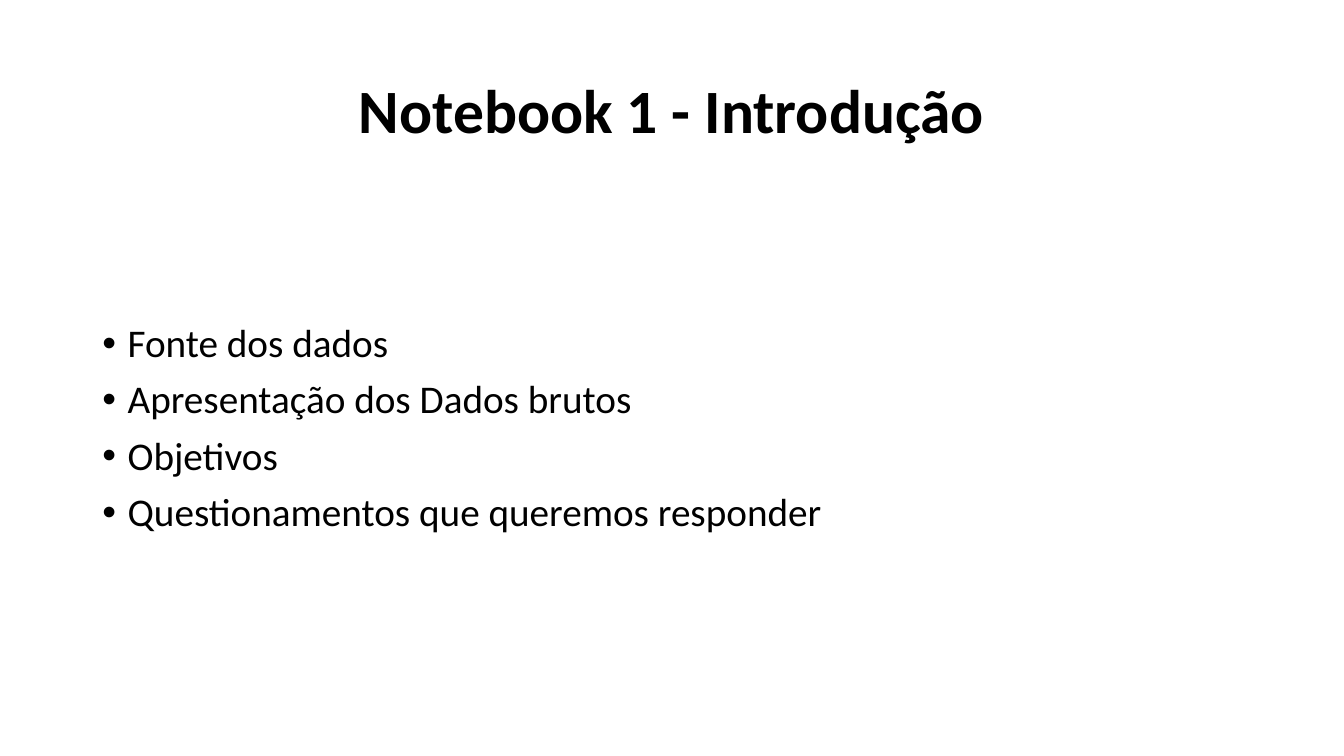
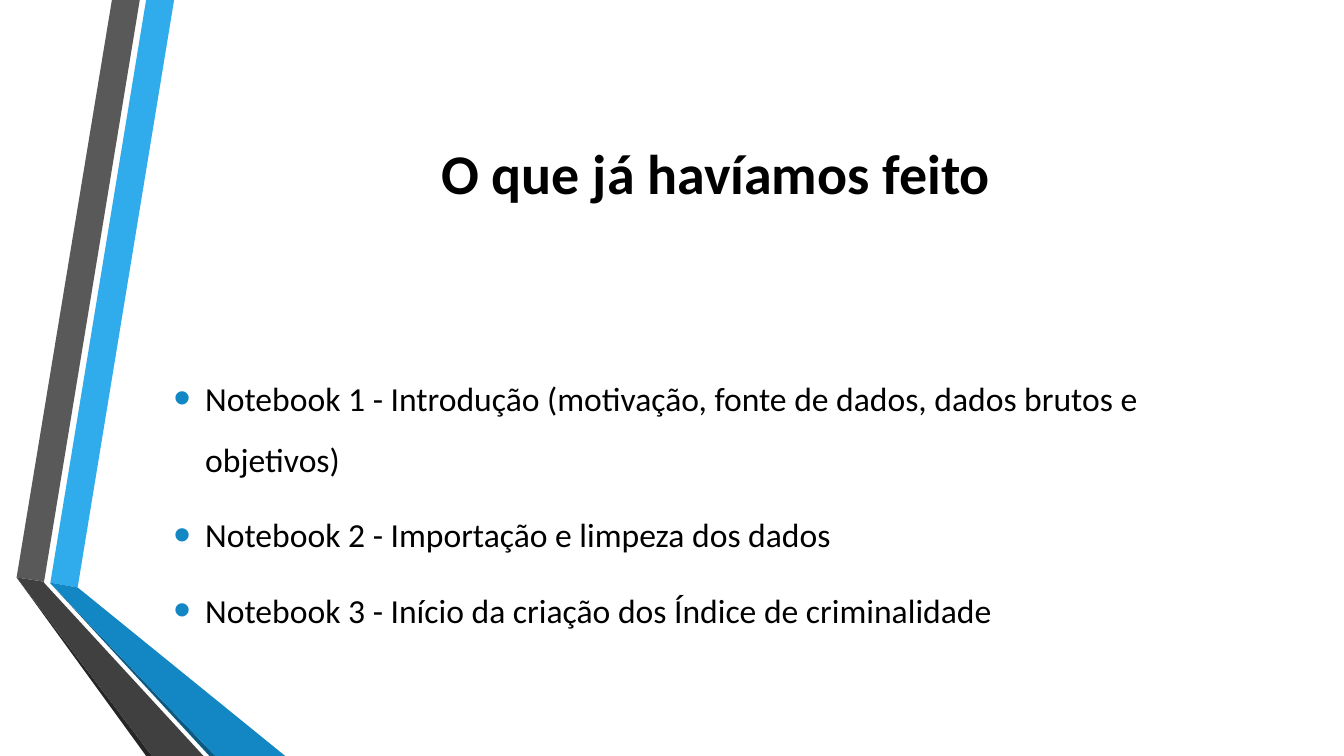
Before and after one commit to DeividCezar/Final_project, a slide deck: slide 2 of Apresentação.pptx. Drawn at 1344x756 pixels with LibreOffice and Linux fonts; fonts in the diff are those of the drawing; background and template pictures are left out. Boxes give left, top, right and bottom in pixels: in the first picture for what was removed or moved away, otherwise in the second. Text is boxed around its words. In the diff, an @@ line names an element or a change of style, - is before the commit and + after.

```diff
--- a/Apresentação.pptx
+++ b/Apresentação.pptx
@@ title at (441,154,990,204): text changed; size 44 to 40 pt @@
-Notebook 1 - Introdução
+O que já havíamos feito
@@ text "Notebook 1 - Introdução (motivação, ..." at (205,386,1138,629): vertical alignment top to middle @@
@@ text at (205,386,1138,629): text changed; size 28 to 24 pt @@
-• Fonte dos dados
-• Apresentação dos Dados brutos
-• Objetivos
-• Questionamentos que queremos responder
+• Notebook 1 - Introdução (motivação, fonte de dados, dados brutos e objetivos)
+• Notebook 2 - Importação e limpeza dos dados
+• Notebook 3 - Início da criação dos Índice de criminalidade
@@ group added at (16,0,285,756): 6 freeform shapes @@
```
Also in this commit, not shown: 2 other slides changed, 26 slides added, 15 slides removed.
